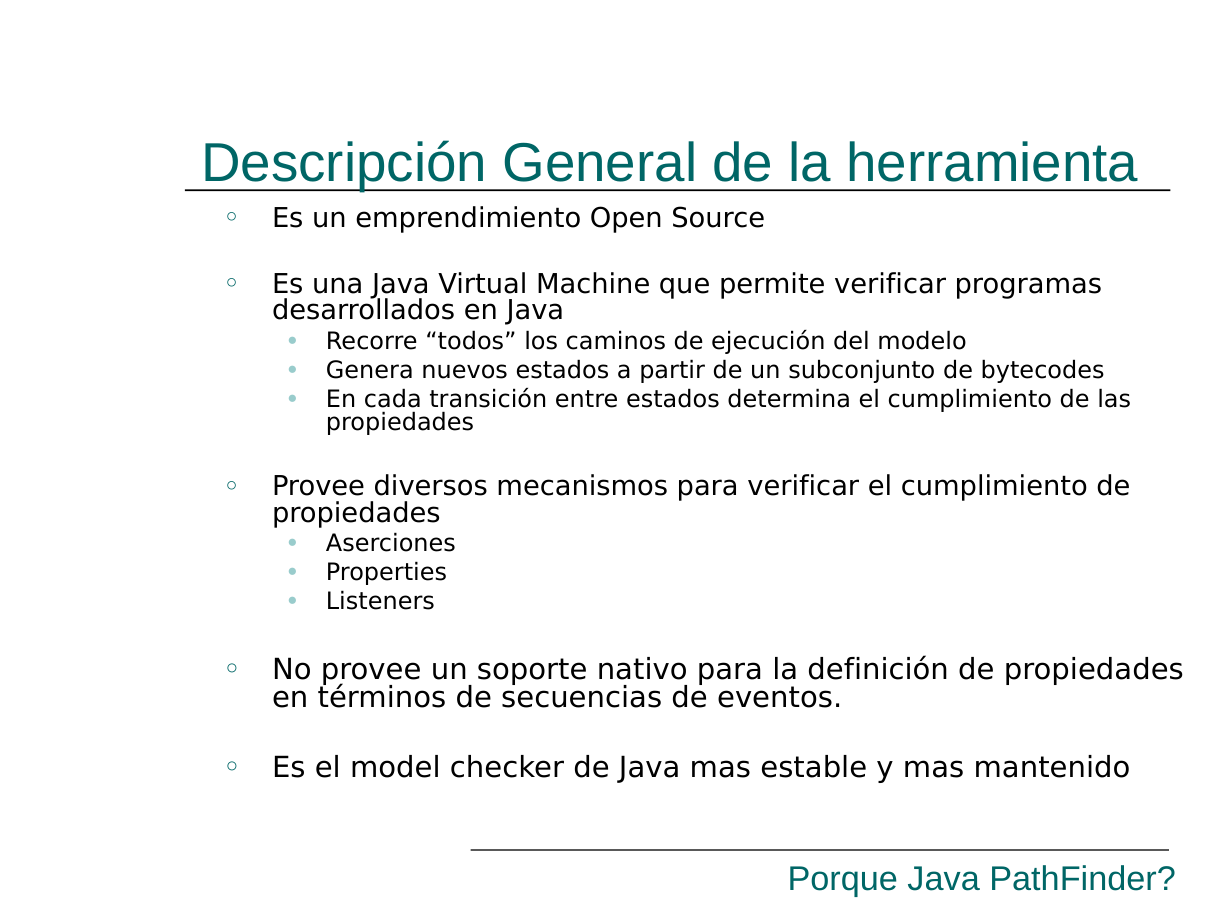
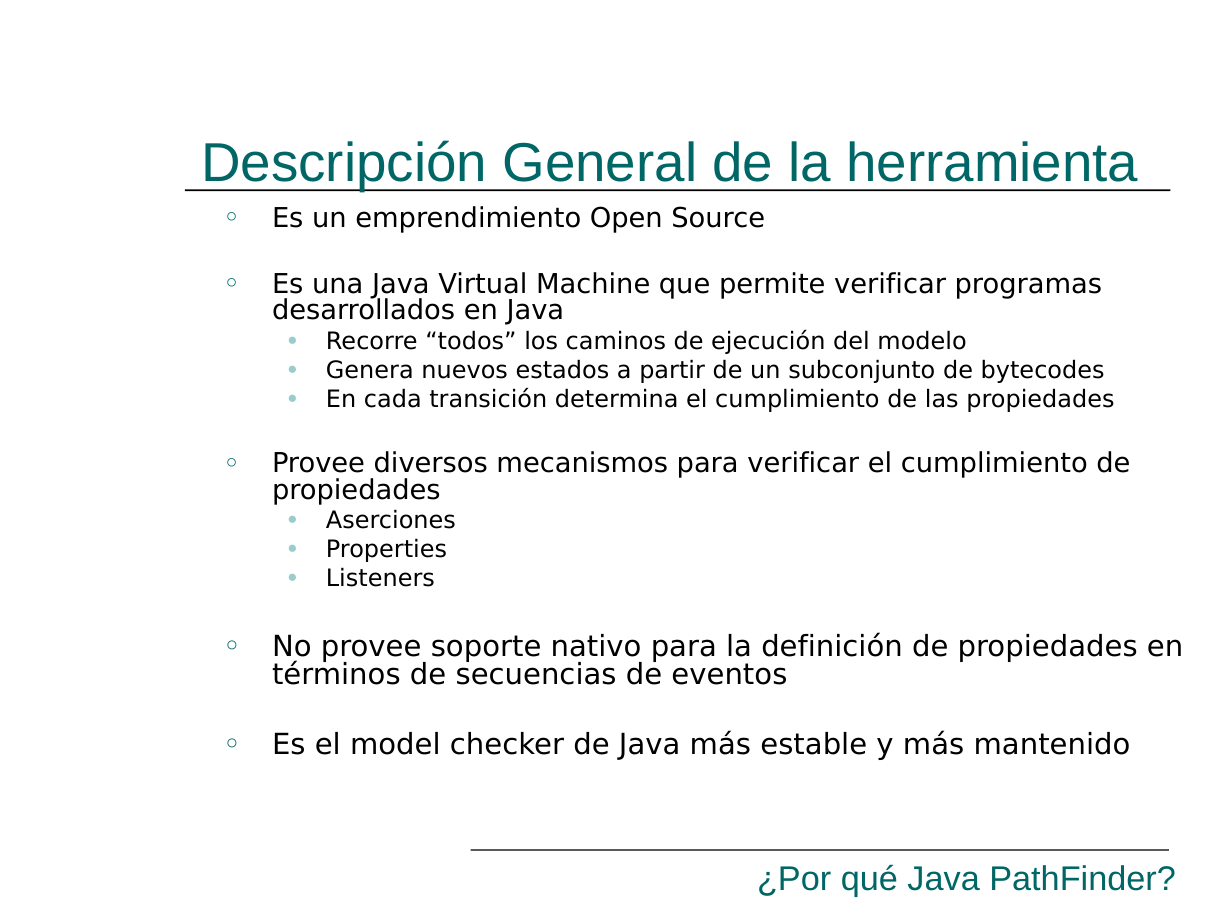
Before and after one commit to hugomelendez/tesis-jpf-2006, a slide deck: slide 15 of tesis-doc/Presentación.ppt. Drawn at 1232x924 pixels with LibreOffice and Linux fonts; fonts in the diff are those of the drawing. Boxes give left, top, right and bottom in pixels: in the first picture for what was removed or moved away, otherwise in the second. Text is boxed around its words. In the diff, an @@ line names an element or a change of style, - is before the commit and + after.

```diff
--- a/tesis-doc/Presentación.ppt
+++ b/tesis-doc/Presentación.ppt
@@ text at bbox=[326, 387, 1114, 412]: text changed @@
-  ● En cada transición entre estados determina el cumplimiento de las propiedades
+  ● En cada transición determina el cumplimiento de las propiedades
@@ text at bbox=[272, 632, 1183, 760]: text changed @@
-○ No provee un soporte nativo para la definición de propiedades en términos de secuencias de eventos.
-○ Es el model checker de Java mas estable y mas mantenido
+○ No provee soporte nativo para la definición de propiedades en términos de secuencias de eventos
+○ Es el model checker de Java más estable y más mantenido
@@ text at bbox=[757, 864, 1176, 896]: text changed @@
-Porque Java PathFinder?
+¿Por qué Java PathFinder?
```
Also in this commit, not shown: 14 other slides changed, 1 other file.
